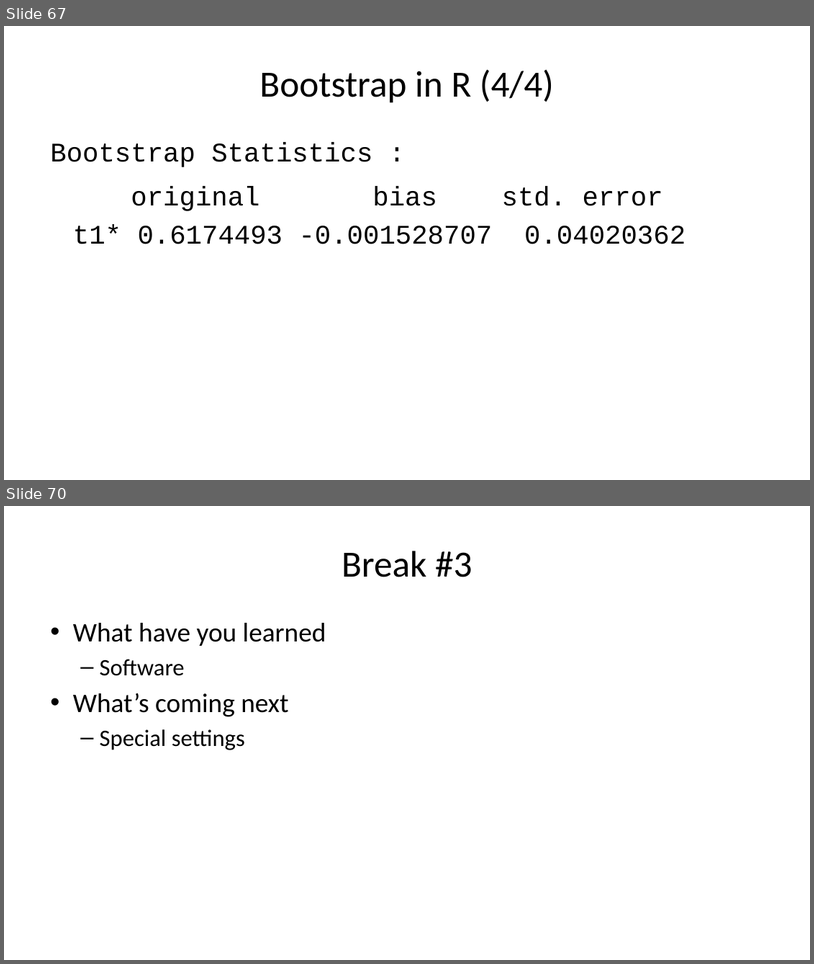
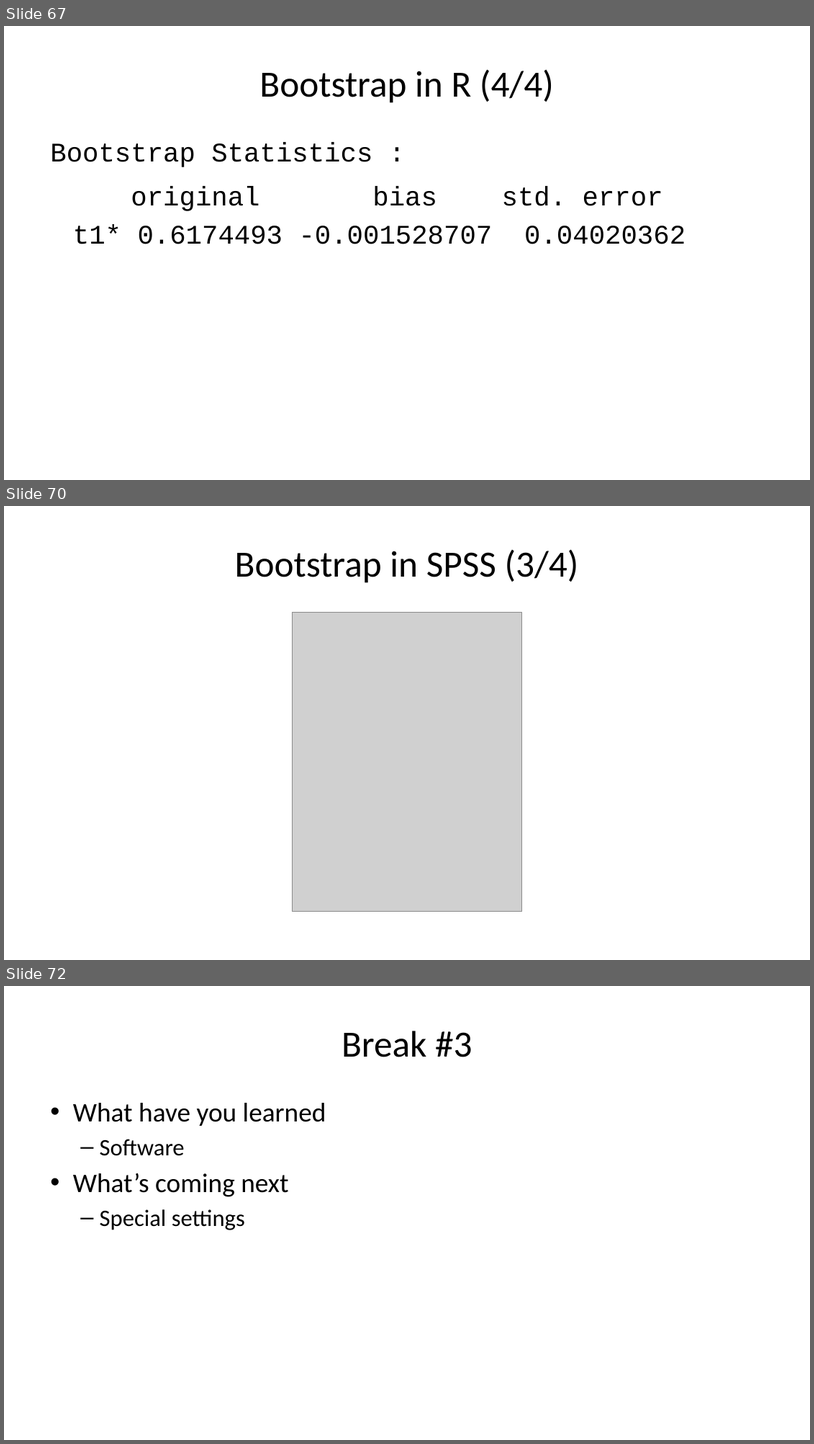
Before and after one commit to pmean/papers-and-presentations, a slide deck: bootstrap/src/bootstrap-slides.pptx. Shown one above the other, each under a label of ours: slides 67 and 70 before the commit, slides 67, 70 and 72 after it; the slides between them are not shown. The pictures are 814x964 and 814x1444 pixels, drawn with LibreOffice and Linux fonts; fonts in the diff are those of the drawing; grey boxes stand for pictures. Boxes give left, top, right and bottom in pixels: in the first picture for what was removed or moved away, otherwise in the second. Text is boxed around its words. In the diff, an @@ line names an element or a change of style, - is before the commit and + after.

Commit message:
Finalized SPSS example in boostrap-slides

```diff
--- a/bootstrap/src/bootstrap-slides.pptx
+++ b/bootstrap/src/bootstrap-slides.pptx
@@ slide 70 added at <box>4,506,810,960</box>, background #FFFFFF @@
@@ title added at <box>235,549,579,583</box>, 44 pt, text #000000 @@
+Bootstrap in SPSS (3/4)
@@ picture added at <box>292,612,522,911</box> @@
@@ what was slide 70 is now slide 72 @@
```
Also in this commit, not shown: 1 slide changed, 2 other slides added, 1 slide removed, 3 other files.
